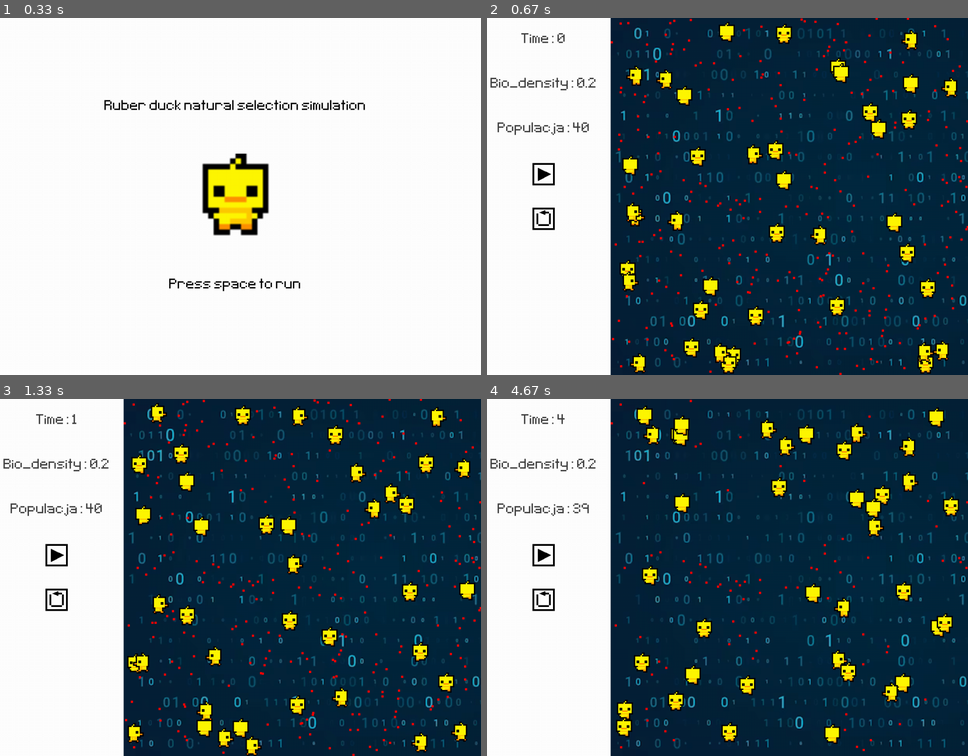
Above: before the commit, frames 1-4 (two rows, left to right).
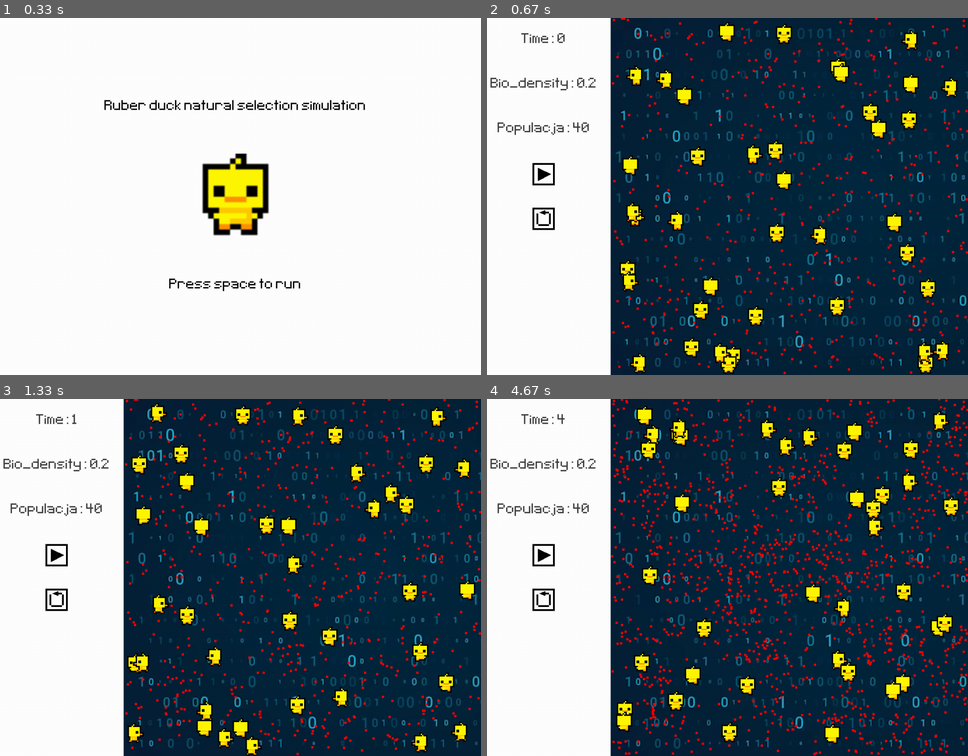
Above: after the commit, the same moments.

Repository: D4S1/Kaczucho-symulacja
Game: pygame game, started from pygame-simulation/simulation.py
Same seed, same stepped clock (60 frames per second), same inputs: the game is played once before the commit and once after it.
Inputs:
- Up to frame 1 (0.33 s): no input
- Up to frame 2 (0.67 s): tap Space at 0.33 s
- Up to frame 3 (1.33 s): tap Space at 0.67, 1 s
- Up to frame 4 (4.67 s): no input

Frame 1 is identical in both runs. In frame 2, 2.6% of the frame differs, in the area x 25-100%, y 0-100%; in frame 3, 2.9%; in frame 4, 5.9%, in the area x 17-100%, y 0-100%.

Commit message:
Update simulation.py

Diff:
--- a/pygame-simulation/simulation.py
+++ b/pygame-simulation/simulation.py
@@ -43,6 +43,19 @@
 
 
 def main(population, bio_density):
+
+    #menu_width = 300
+    #screen_height = 800
+    #screen_width = menu_width + screen_height
+    #(screen_height, const, )
+
+    def add_food(food_frequency: float) -> None:
+        # im większe frequency tym mniej pojawi się jedzenia
+        for i in range(int(bio_density * screen_height ** 2 // (food_frequency ** 2))):
+            bugs.add(Food(x = randint(menu_width + int(5/2), screen_width - int(5/2)),
+                          y = randint(1 + int(5/2), screen_height - int(5/2))))
+        # Aby jedzenie nie pojawiało się na poza planszą +/- 3
+
 
     # inicjacja środowiska pygame owego
     pygame.init()
@@ -98,8 +111,7 @@
 
     # generowanie losowe jedzenia
     bugs = pygame.sprite.Group()
-    for i in range(int(bio_density * (screen_height ** 2) // (20 * 20))):
-        bugs.add(Food(x=randint(menu_width, screen_width), y=randint(1, screen_height)))
+    add_food(20) # Początkowe jedzenie const = 20
 
     running = False
     pause = False
@@ -132,6 +144,7 @@
             screen.blit(restart_surf, restart_rect)
 
             # bugs
+            add_food(80)
             bugs.draw(screen)
 
             # ducks
